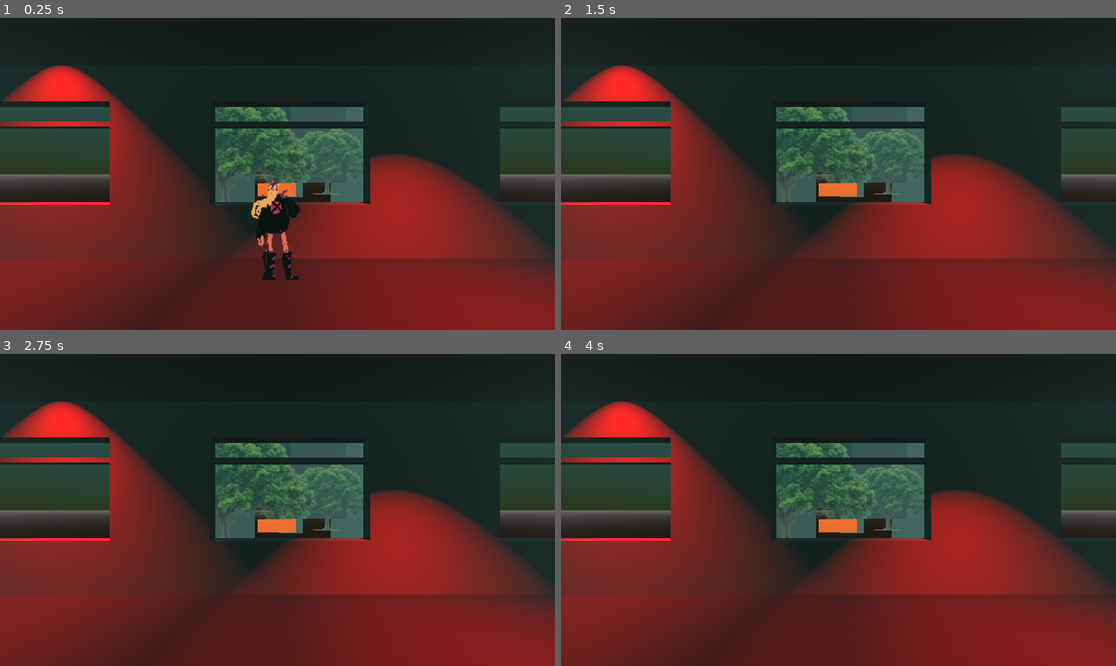
Above: before the commit, frames 1-4 (two rows, left to right).
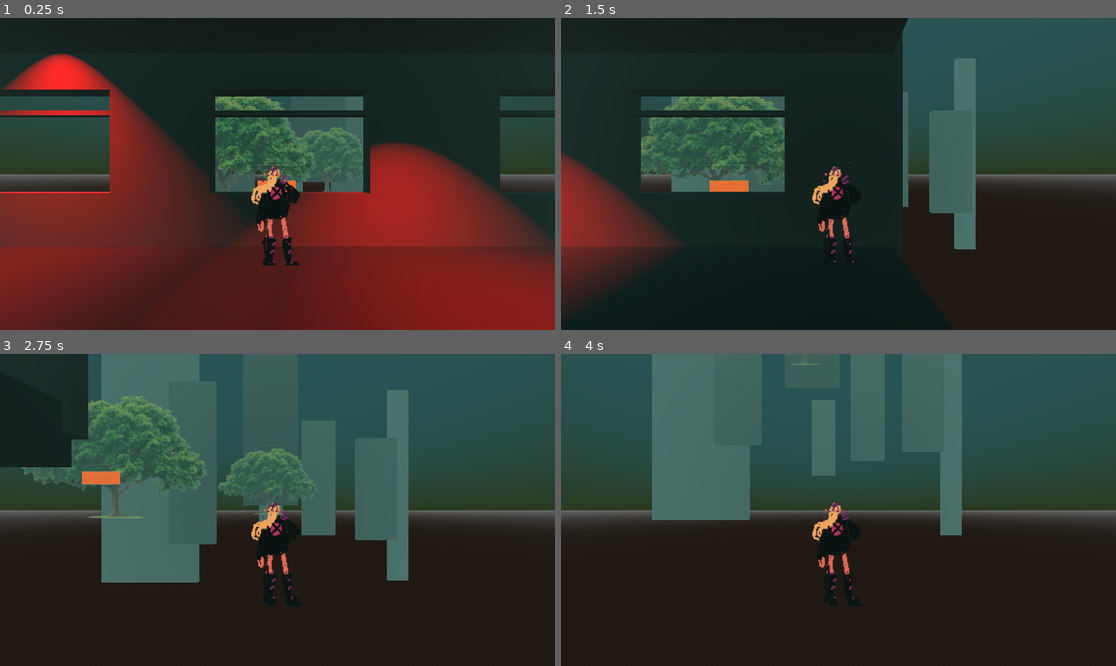
Above: after the commit, the same moments.

Repository: vfreytag/johnblade
Game: Godot game, scene res://Project/00_scenes/Levels/train_level.tscn
Same seed, same stepped clock (60 frames per second), same inputs: the game is played once before the commit and once after it.
Inputs:
- Up to frame 1 (0.25 s): no input
- Up to frame 2 (1.5 s): tap Enter at 0.5 s; hold D (Walk_right) 0.53-1.28 s; tap Shift (Dash) at 0.6, 1.35 s; tap W (Jump) at 0.77 s; hold Down (ui_down) from 1.28 s (still down)
- Up to frame 3 (2.75 s): tap W (Jump) at 1.52 s; release Down (ui_down) at 2.03 s; hold D (Walk_right) from 2.03 s (still down); tap Shift (Dash) at 2.1 s
- Up to frame 4 (4 s): tap Shift (Dash) at 2.85, 3.6 s; tap W (Jump) at 3.02, 3.77 s; release D (Walk_right) at 3.53 s; hold A (Walk_left) from 3.53 s (still down)

The runs differ from the first frame. In frame 1, 14% of the frame differs, in the area x 0-100%, y 11-84%; in frame 2, 74%; in frame 3, 83%; in frame 4, 86%, in the area x 0-100%, y 0-100%.

Commit message:
renamed johns body, changed johns root node, made camera follow john

Diff:
--- a/johnblade_worst_dayever/Project/00_scenes/Player/Player.tscn
+++ b/johnblade_worst_dayever/Project/00_scenes/Player/Player.tscn
@@ -26,27 +26,24 @@
 [sub_resource type="BoxShape3D" id="BoxShape3D_kpmxo"]
 size = Vector3(0.19825, 0.899414, 0.146301)
 
-[node name="Player" type="Node3D"]
-transform = Transform3D(1, 0, 0, 0, 1, 0, 0, 0, 1, 0, 0.625539, 0)
-
-[node name="CharacterBody3D" type="CharacterBody3D" parent="."]
+[node name="John" type="CharacterBody3D"]
+transform = Transform3D(1, 0, 0, 0, 1, 0, 0, 0, 1, 0, 0.53331, 0)
 script = ExtResource("1_vyl7l")
 
-[node name="AnimatedSprite3D" type="AnimatedSprite3D" parent="CharacterBody3D"]
-billboard = 2
+[node name="AnimatedSprite3D" type="AnimatedSprite3D" parent="."]
 sprite_frames = SubResource("SpriteFrames_o3j07")
 animation = &"idle_test"
 frame_progress = 0.24025
 
-[node name="CollisionShape3D" type="CollisionShape3D" parent="CharacterBody3D"]
+[node name="CollisionShape3D" type="CollisionShape3D" parent="."]
 transform = Transform3D(1, 0, 0, 0, 1, 0, 0, 0, 1, 0.00552541, -0.050293, -0.0107727)
 shape = SubResource("BoxShape3D_kpmxo")
 
-[node name="Dash_Timer" type="Timer" parent="CharacterBody3D"]
+[node name="Dash_Timer" type="Timer" parent="."]
 wait_time = 0.2
 
-[node name="Can_Dash" type="Timer" parent="CharacterBody3D"]
+[node name="Can_Dash" type="Timer" parent="."]
 wait_time = 2.0
 
-[connection signal="timeout" from="CharacterBody3D/Dash_Timer" to="CharacterBody3D" method="_on_dash_timer_timeout"]
-[connection signal="timeout" from="CharacterBody3D/Can_Dash" to="CharacterBody3D" method="_on_can_dash_timeout"]
+[connection signal="timeout" from="Dash_Timer" to="." method="_on_dash_timer_timeout"]
+[connection signal="timeout" from="Can_Dash" to="." method="_on_can_dash_timeout"]
--- a/johnblade_worst_dayever/project.godot
+++ b/johnblade_worst_dayever/project.godot
@@ -36,8 +36,7 @@
 Dash={
 "deadzone": 0.5,
 "events": [Object(InputEventKey,"resource_local_to_scene":false,"resource_name":"","device":-1,"window_id":0,"alt_press …(195 unchanged characters)…
-, null, Object(InputEventMouseButton,"resource_local_to_scene":false,"resource_name":"","device":-1,"window_id":0,"alt_pressed":false,"shift_pressed":false,"ctrl_pressed":false,"meta_pressed":false,"button_mask":128,"position":Vector2(180, 12),"global_position":Vector2(189, 58),"factor":1.0,"button_index":8,"canceled":false,"pressed":true,"double_click":false,"script":null)
-]
+, null]
 }
 
 [physics]
